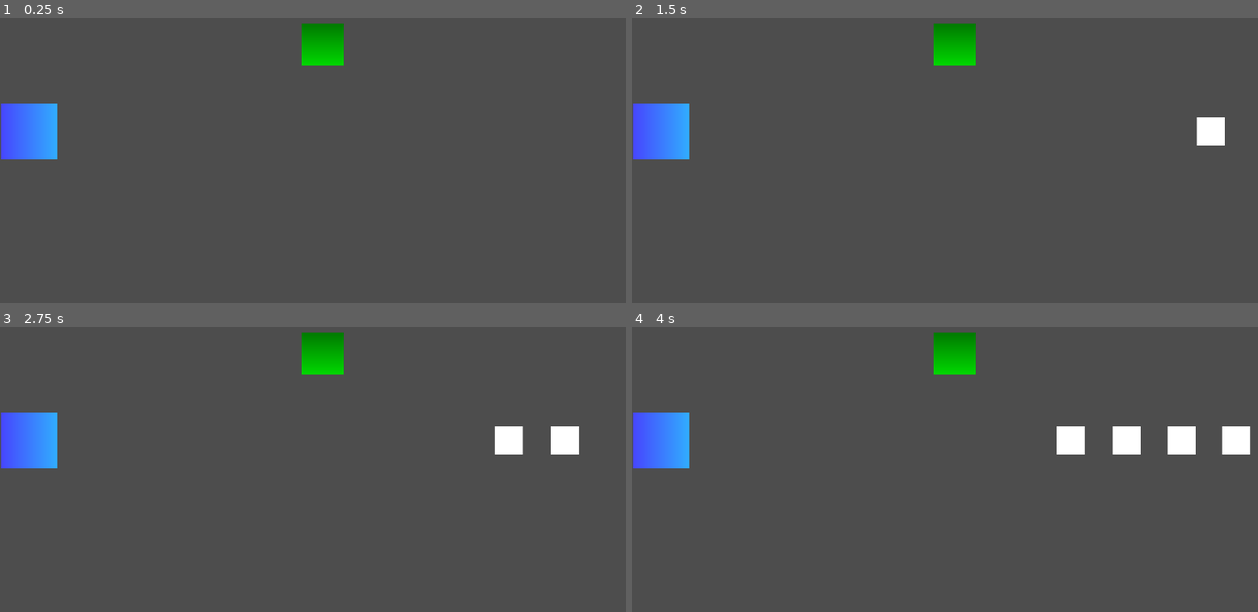
Above: before the commit, frames 1-4 (two rows, left to right).
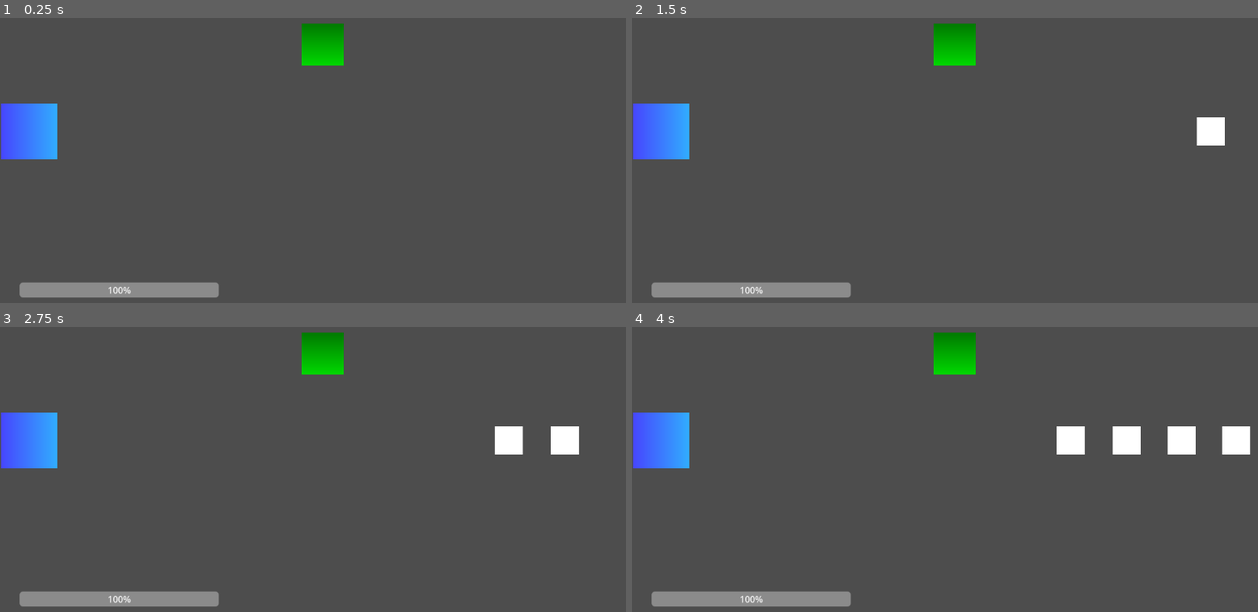
Above: after the commit, the same moments.

Repository: ArrowTheFighter/JamSnapNatureTutorial
Game: Godot game, scene res://Scenes/main.tscn
Same seed, same stepped clock (60 frames per second), same inputs: the game is played once before the commit and once after it.
Inputs:
- Up to frame 1 (0.25 s): no input
- Up to frame 2 (1.5 s): tap Enter at 0.5 s
- Up to frame 3 (2.75 s): no input
- Up to frame 4 (4 s): no input

The runs differ from the first frame. In frame 1, 1.6% of the frame differs, in the area x 3-36%, y 92-99%; in frame 2, 1.6%; in frame 3, 1.6%; in frame 4, 1.6%.

Commit message:
Added stuff to main scene

Diff:
--- a/Scenes/main.tscn
+++ b/Scenes/main.tscn
@@ -1,8 +1,9 @@
-[gd_scene load_steps=4 format=3 uid="uid://bc3f7vlyyg7fj"]
+[gd_scene load_steps=5 format=3 uid="uid://bc3f7vlyyg7fj"]
 
 [ext_resource type="PackedScene" uid="uid://b3p5idbk2foq2" path="res://Scenes/enemy_spawner.tscn" id="2_5bu3r"]
 [ext_resource type="PackedScene" uid="uid://bckulkr7rfodo" path="res://Scenes/player_base.tscn" id="3_h1gmr"]
 [ext_resource type="PackedScene" uid="uid://boegomjyv524" path="res://Scenes/tower.tscn" id="3_hppjt"]
+[ext_resource type="PackedScene" uid="uid://buo5n7vvg60rv" path="res://Scenes/ui.tscn" id="4_1cdup"]
 
 [node name="Main" type="Node2D"]
 
@@ -16,3 +17,15 @@
 
 [node name="Tower" parent="." instance=ExtResource("3_hppjt")]
 position = Vector2(0, -155)
+
+[node name="UI" parent="." node_paths=PackedStringArray("playerBase") instance=ExtResource("4_1cdup")]
+anchors_preset = 10
+anchor_bottom = 0.0
+offset_left = -575.0
+offset_top = -323.0
+offset_right = 580.0
+offset_bottom = 328.0
+grow_vertical = 1
+size_flags_horizontal = 3
+size_flags_vertical = 3
+playerBase = NodePath("../PlayerBase")
